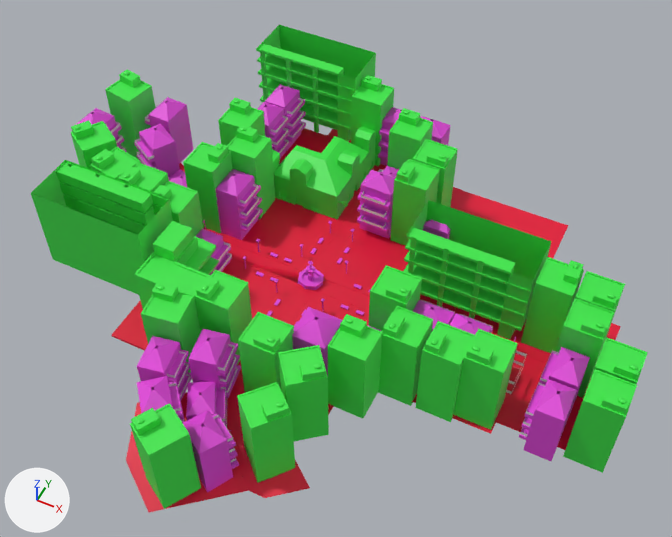
Renders of the FBX model Assets/Ambiente/Cidade/Cidade.fbx from each side of a commit.
Before and after are seen from a 50 mm camera at (81.0, -131.1, 178.5) aimed at (13.9, 3.1, 10.8). Lighting does not change. The marker at lower left points along +X, +Y and +Z. The picture after the commit comes second. Where no turn or scale is listed for an object, it has been applied to the vertices. Vertices at exactly the same position are counted once.

The first picture shows 'AssetsCidade', 'AssetsMisc_Cidade', 'Terreno_Cidade' and 23 more.
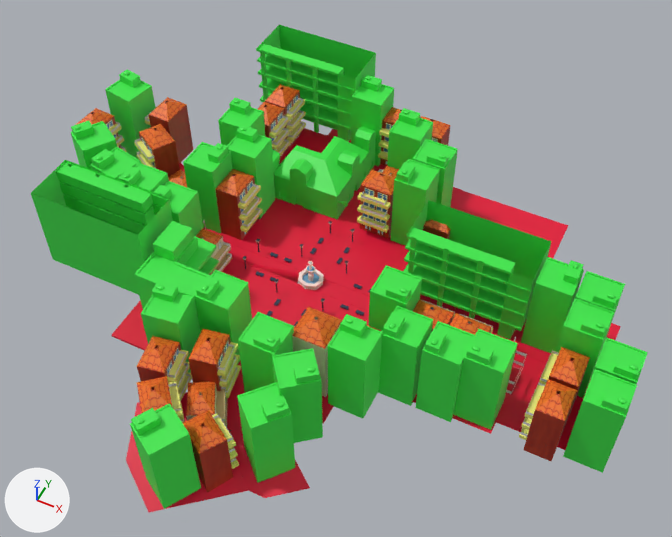
Patch to the scene script:
```diff
--- a/Assets/Ambiente/Cidade/Cidade.fbx.py
+++ b/Assets/Ambiente/Cidade/Cidade.fbx.py
@@ img_assetsmisc_png @@
+img_assetsmisc_png = load_image('AssetsMisc.png', '../Misc/AssetsMisc.png', 4000, 4000, 'sRGB')
@@ mat_assetsmisc @@
 mat_assetsmisc = principled_material('AssetsMisc')
-mat_assetsmisc.base_color = (0.8, 0.0642, 0.737)  # pink #e748df
+mat_assetsmisc.texture = img_assetsmisc_png
@@ me_cube_399 @@
 me_cube_399.from_pydata(...)  # 4909 vertices, 4675 faces; spans x -71.0..80.0, y -69.0..62.0, z -17.0..14.0
 # used by ob_assetscidade; location = (7.3, 5.1, 13.8)
+# me_cube_399 part 1: the loose piece of 108 vertices spanning x 11.0..23.0, y -44.0..-32.0, z -14.0..11.0 is moved by (-1.0, -1.0, -1.0)
 me_cube_399.materials.append(mat_assetscidade)
```

Where the change shows, as pixel boxes (x1, y1, x2, y2) in the pictures (672 x 537 px; the box of a moved part takes in the faces that stretch with it):
'AssetsMisc_Cidade', surface changed: (76, 84, 590, 492) in both
part 1 of me_cube_399, moved or reshaped: before (278, 345, 329, 441); after (272, 348, 323, 443)
